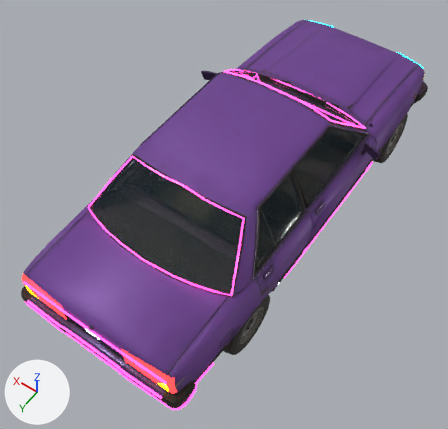
The glTF model assets/models/car/car-low.glb as it was, and as the next commit left it.
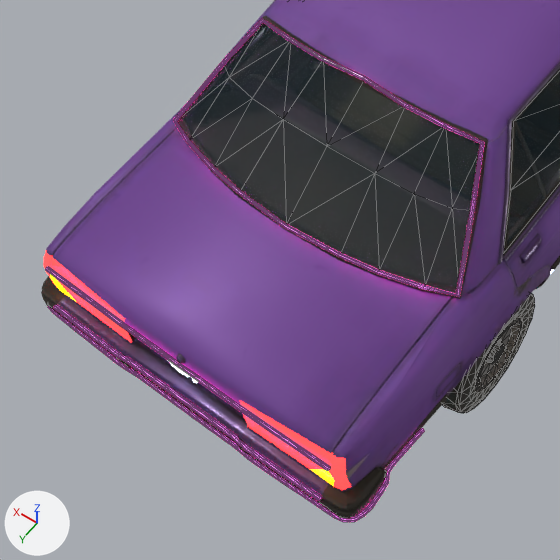
Old and new are each drawn whole from a 50 mm lens placed at (-2.75, 4.51, 6.56), pointed at (0.01, 0.65, 0.49) and again close up on the part from 0% to 63% of the width and 34% to 100% of the height. Lighting does not change. The marker at lower left points along +X, +Y and +Z. The first two pictures are the older version. The close-ups show mesh edges as thin lines. Where no turn or scale is listed for an object, it has been applied to the vertices. Vertices at exactly the same position are counted once.

In view in the first close-up: 'body', 'glass_rear', 'neon_rear', 'neon_rear_bar', 'wheel_RR' and 1 more.
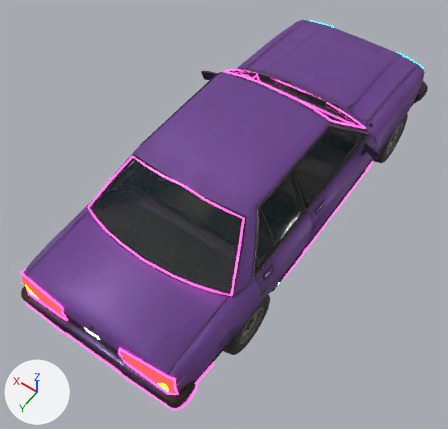
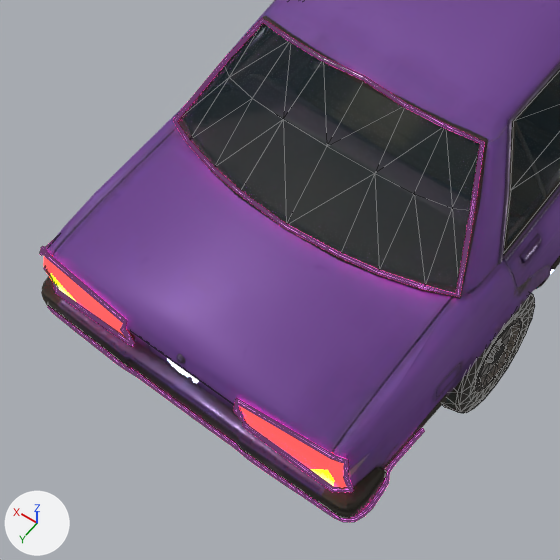
Pixel boxes [x1, y1, x2, y2] of what changed, in the close-ups (560 x 560 px):
'neon_rear', reshaped
    before: [46, 19, 484, 522]
    after: [48, 19, 484, 522]
'neon_tail', added
    after: [40, 242, 353, 492]
'neon_rear_bar', deleted
    before: [54, 305, 322, 501]
part 1 of me_neon_rear, deleted
    before: [46, 267, 330, 471]

The change, as a diff of the scene's bpy script:
```diff
--- a/assets/models/car/car-low.glb.py
+++ b/assets/models/car/car-low.glb.py
@@ me_neon_rear @@
 # used by ob_neon_rear; location = (-0.001, 2.17, 1.166)
-me_neon_rear.from_pydata(...)  # 811 vertices, 1590 faces; spans x -1.12..1.12, y -0.84..0.84, z -0.58..0.58
+me_neon_rear.from_pydata(...)  # 664 vertices, 1312 faces; spans x -1.12..1.12, y -0.84..0.84, z -0.58..0.58
+# me_neon_rear part 1: the loose piece of 147 vertices spanning x -0.95..0.95, y 0.74..0.78, z -0.16..-0.13 is deleted
 me_neon_rear.materials.append(mat_neon_secondary)
@@ me_neon_tail @@
+me_neon_tail.from_pydata(...)  # 224 vertices, 432 faces; spans x -1.06..1.06, y -0.13..0.13, z -0.17..0.17
+me_neon_tail.materials.append(mat_neon_secondary)  # black #272727, glowing pink #ff3fb3
@@ ob_neon_rear_bar @@
-ob_neon_rear_bar = bpy.data.objects.new('neon_rear_bar', me_neon_rear_bar)
-ob_neon_rear_bar.location = (0.0, 2.995, 0.74)
@@ ob_neon_tail @@
+ob_neon_tail = bpy.data.objects.new('neon_tail', me_neon_tail)
+ob_neon_tail.location = (0.015, 2.833, 0.946)
```
